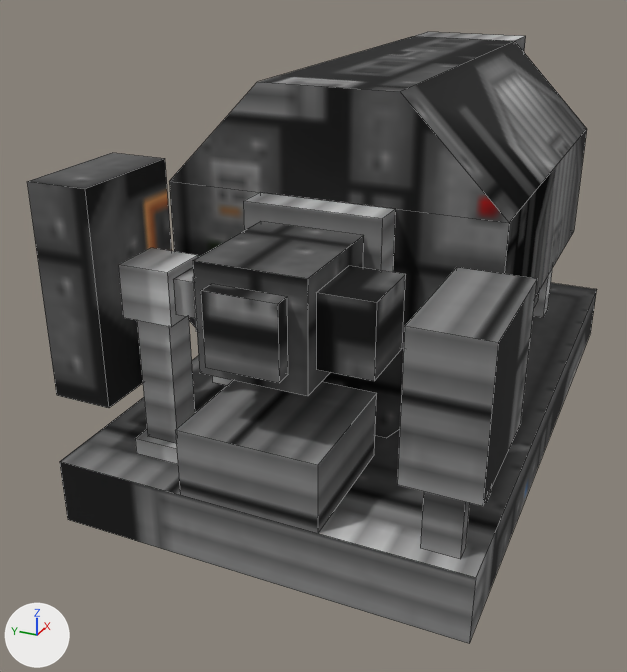
The OBJ model src/main/resources/assets/immersivetech/models/block/metal_multiblock/boiler_mirrored.obj as it was, and as the next commit left it.
Camera for both pictures: a 50 mm lens placed at (-6.04, -1.79, 2.86), pointed at (-0.06, 0.9, -0.13). Lighting does not change. The marker at lower left points along +X, +Y and +Z. The older version comes first. Mesh edges are drawn as thin lines. Where no turn or scale is listed for an object, it has been applied to the vertices. Vertices at exactly the same position are counted once.

Before the edit, the objects in view are built like this:
```python
me_base = bpy.data.meshes.new('base')
me_base.from_pydata(...)  # 216 vertices, 180 faces; spans x -2.0..3.0, y -1.0..2.0, z -1.0..2.0
me_base.materials.append(mat_boiler)  # picture img_metal_multiblock_boiler
ob_base = bpy.data.objects.new('base', me_base)
ob_base.location = (0.0, 0.0, 0.0)
```
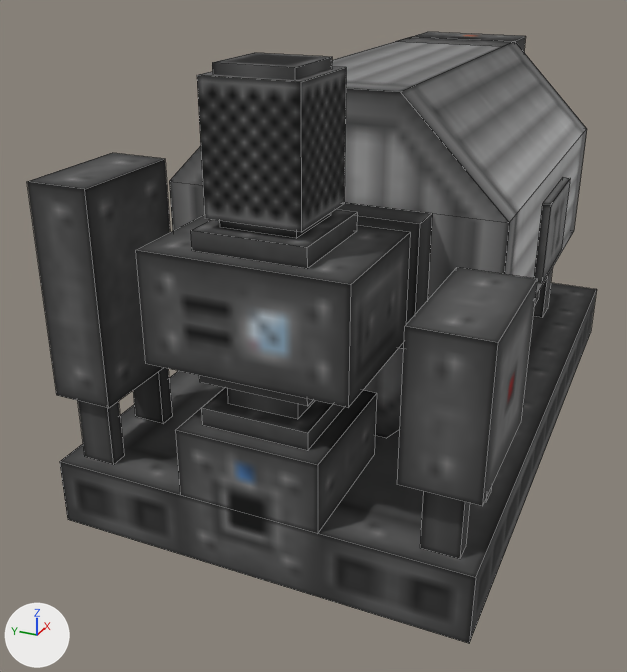
Commit message: Boiler moved to VoxelShape with new model

Edits to the bpy script that builds the scene:
```text
Change me_base:
    used by ob_base; location = (0.0, 0.0, 0.0)
    remove me_base.from_pydata(...)  # 216 vertices, 180 faces; spans x -2.0..3.0, y -1.0..2.0, z -1.0..2.0
    add me_base.from_pydata(...)  # 248 vertices, 153 faces; spans x -2.0..3.0, y -1.0..2.0, z -1.0..2.25
    me_base part 1: a new loose piece, a box spanning x -1.81..-1.19, y 0.19..0.81, z 1.37..2.19, in mat_boiler (picture img_metal_multiblock_boiler)
    me_base part 2: the loose piece of 8 vertices spanning x -1.0..-0.75, y 0.0..1.0, z 0.25..1.25 is rebuilt with 12 vertices and now spans x -1.0..-0.75, y -0.25..1.25, z 0.37..1.25
    me_base part 3: the loose piece of 8 vertices spanning x -1.87..-0.99, y 0.13..0.88, z 0.37..1.12 is rebuilt with 8 vertices and now spans x -2.0..-1.0, y -0.19..1.19, z 0.44..1.19
    me_base part 4: 7 loose pieces with 56 vertices, spanning x -2.0..-1.25, y -0.25..1.56, z -0.5..1.0, are deleted
    me_base part 5
    39 faces are deleted
    40 vertices are added at x -1.88..2.98, y -0.81..1.88, z -0.5..2.25
    12 new vertices lie (0.76, 0.0, 0.0) away from vertices in x -1.88, y 0.12..0.88, z 0.0..1.31
    8 new vertices lie (0.87, 0.0, 0.0) away from vertices in x 0.44, y -0.81..1.81, z 0.44..1.06
    8 new vertices lie (0.5, 0.0, 0.0) away from vertices in x -1.75, y 0.25..0.75, z 0.12..2.25
    8 new vertices lie (0.13, 0.0, 0.0) away from vertices in x -1.88..-1.25, y 1.62..1.88, z -0.5..0.0
    47 new faces join them
    me_base part 6: 87 kept faces spanning x -2.0..3.0, y -1.0..2.0, z -1.0..2.0 get new texture (UV) coordinates
```

Changed parts and their boxes [x1, y1, x2, y2] in the pictures (627 x 672 px; the box of a moved part takes in the faces that stretch with it):
part 1 of me_base, added: after [197, 67, 346, 232]
part 2 of me_base, rebuilt: before [243, 192, 396, 272]; after [336, 203, 432, 349]
part 3 of me_base, rebuilt (60% wider, 10% taller): before [193, 221, 364, 396]; after [135, 215, 410, 407]
part 4 of me_base, deleted: before [118, 248, 406, 464]
part 5 of me_base, moved or reshaped: before [259, 36, 513, 92]; after [78, 36, 570, 465]
part 6 of me_base, surface changed: [27, 32, 597, 643] in both
